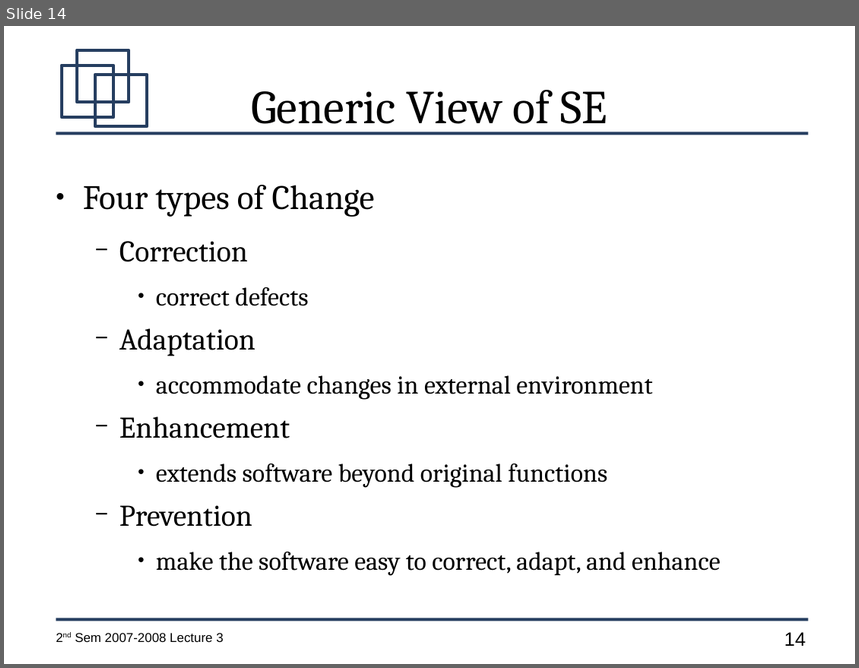
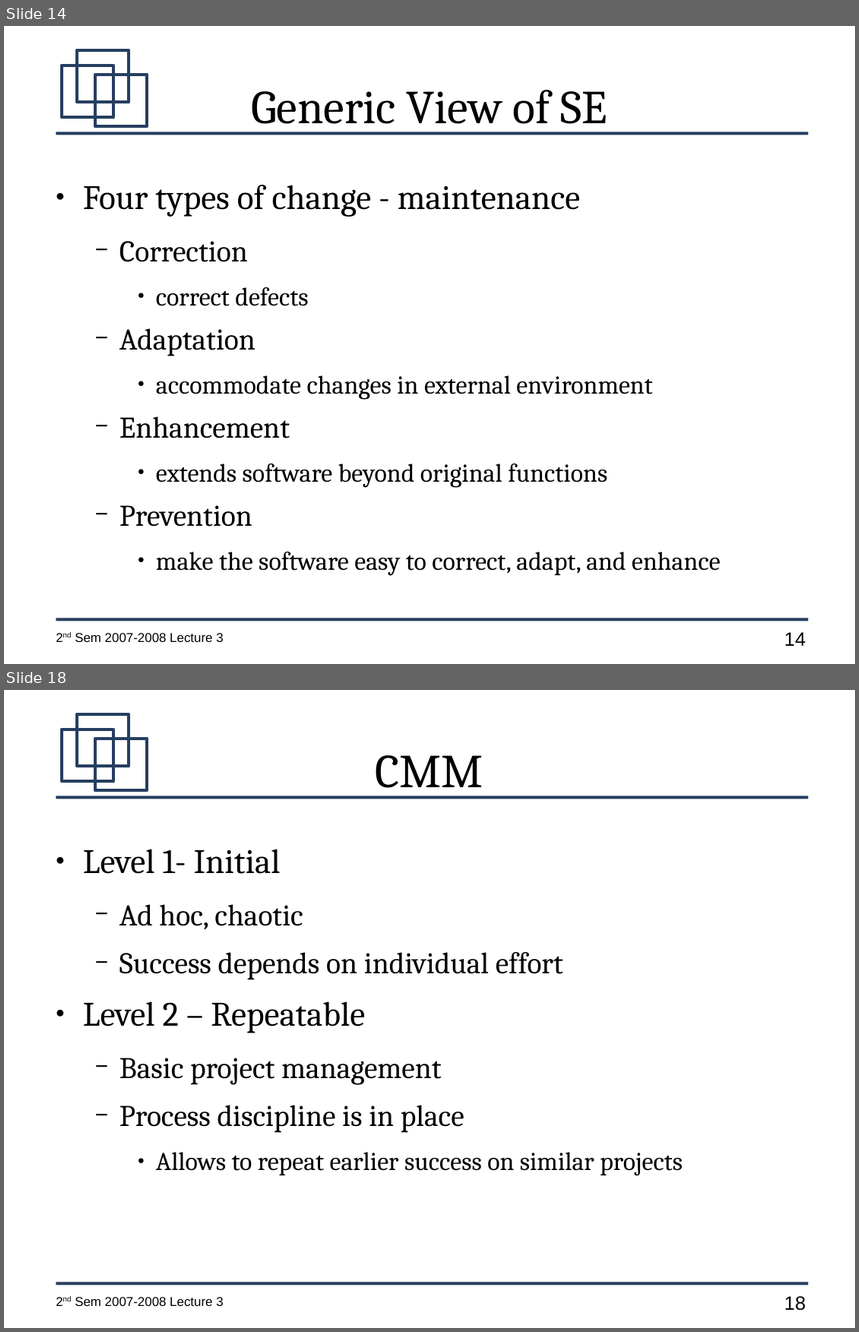
Before and after one commit to jachermocilla/jach-homepage, a slide deck: CMSC128-2nd-Sem-2007-L3.odp. Shown one above the other, each under a label of ours: slide 14 before the commit, slides 14 and 18 after it; the slides between them are not shown. The pictures are 859x668 and 859x1332 pixels, drawn with LibreOffice and Linux fonts; fonts in the diff are those of the drawing. Boxes give left, top, right and bottom in pixels: in the first picture for what was removed or moved away, otherwise in the second. Text is boxed around its words. In the diff, an @@ line names an element or a change of style, - is before the commit and + after.

```diff
--- a/CMSC128-2nd-Sem-2007-L3.odp
+++ b/CMSC128-2nd-Sem-2007-L3.odp
@@ slide 18 added at bbox=[4, 690, 855, 1328], background #FFFFFF; not listed: 7 template elements that a slide beside it also shows @@
@@ title added at bbox=[376, 755, 484, 798], 44 pt, text #000000 @@
+CMM
@@ text added at bbox=[83, 849, 683, 1176], 28 pt, text #000000 @@
+● Level 1- Initial
+  − Ad hoc, chaotic
+  − Success depends on individual effort
+● Level 2 – Repeatable
+  − Basic project management
+  − Process discipline is in place
+    ● Allows to repeat earlier success on similar projects
@@ slide 14 changed as well @@
@@ text at bbox=[83, 185, 580, 217]: text changed @@
-● Four types of Change
+● Four types of change - maintenance
```
Also in this commit, not shown: 3 other slides changed, 6 other slides added.
